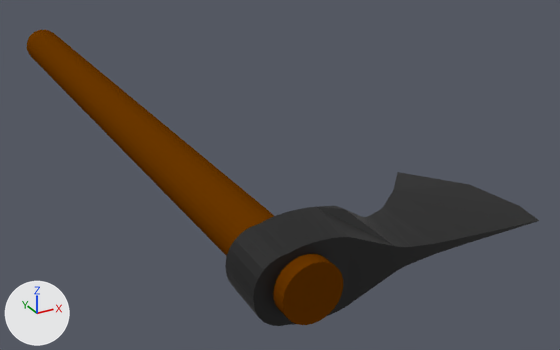
The Blender file three.js/experiments/Covalent/models/Axe/axe.blend, before and after one commit.
One viewpoint serves both versions: a 50 mm camera at (-1.34, -1.98, 1.31) aimed at (0.48, 1.33, -0.34). The axes (+X, +Y, +Z) are drawn at lower left. The lights are the same throughout.

Script lines for the objects in view, before the commit:
```python
me_cube_001 = bpy.data.meshes.new('Cube.001')
me_cube_001.from_pydata(...)  # 198 vertices, 167 faces; spans x -0.31..0.31, y -1.59..0.87, z -6.87..0.38
# faces by material slot: [133, 34]
me_cube_001.materials.append(mat_metal)  # black #414141
me_cube_001.materials.append(mat_wood)  # brown #693700
ob_cube = bpy.data.objects.new('Cube', me_cube_001)
ob_cube.location = (0.019, 0.011, -0.029)
ob_cube.rotation_euler = (-4.712, -1.571, 0.0)  # degrees (-270, -90, 0)
ob_cube.scale = (0.5, 0.5, 0.5)
```
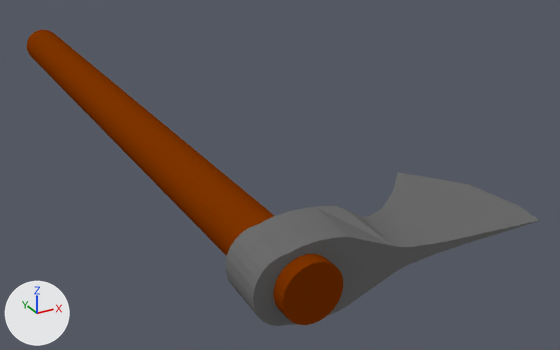
The change in detail:
Material 'Wood.001' (mat_wood_001) is new.
Its base color is (0.208, 0.0348, 0.0) (brown #7e3400).
Material 'Metal.001' (mat_metal_001) is new.
Its base color is (0.152, 0.152, 0.152) (dark grey #6d6d6d).
me_cube_001 has 198 vertices, 167 faces and spans x -0.31..0.31, y -1.59..0.87, z -6.87..0.38.
me_cube_001 is used by ob_cube; location (0.019, 0.011, -0.029); rotation (-4.712, -1.571, 0.0), in degrees (-270, -90, 0); scale (0.5, 0.5, 0.5).
me_cube_001 part 1: all 133 faces that had it switch from mat_metal (black #414141) to mat_metal_001 (dark grey #6d6d6d).
me_cube_001 part 2: all 34 faces that had it switch from mat_wood (brown #693700) to mat_wood_001 (brown #7e3400).

Changed parts and their boxes [x1, y1, x2, y2] in the pictures (560 x 350 px):
part 1 of me_cube_001, recoloured (black to grey): [225, 172, 539, 326] in both
part 2 of me_cube_001, recoloured: [27, 30, 343, 325] in both
